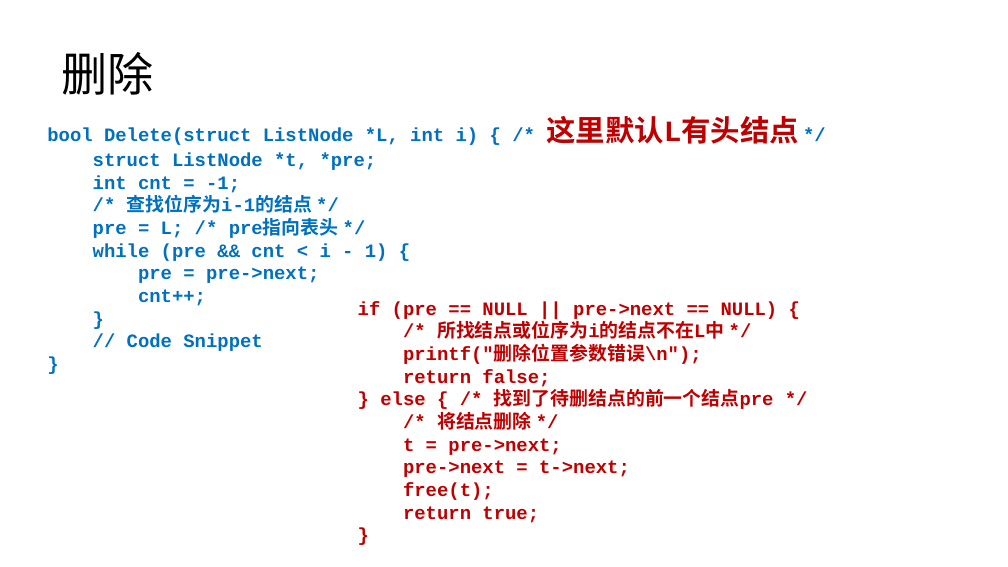
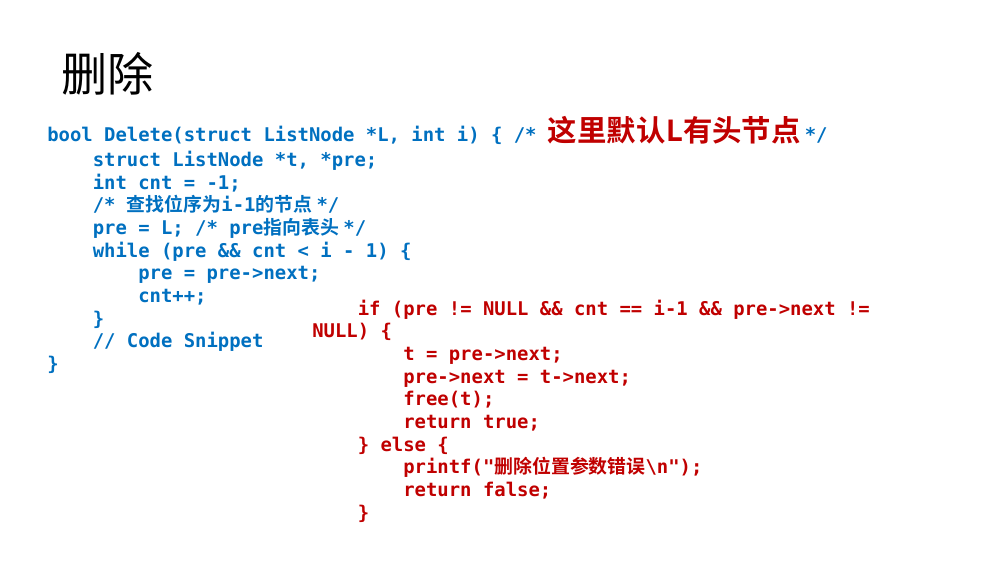
Before and after one commit to lezhang-thu/data-structure, a slide deck: slide 12 of linear-list/2022秋季-数据结构-第3章-线性结构a.pptx. Drawn at 1008x567 pixels with LibreOffice and Linux fonts; fonts in the diff are those of the drawing. Boxes give left, top, right and bottom in pixels: in the first picture for what was removed or moved away, otherwise in the second. Text is boxed around its words. In the diff, an @@ line names an element or a change of style, - is before the commit and + after.

```diff
--- a/linear-list/2022秋季-数据结构-第3章-线性结构a.pptx
+++ b/linear-list/2022秋季-数据结构-第3章-线性结构a.pptx
@@ text at (47,116,801,144): text changed; font Courier New to DejaVu Sans Mono @@
-bool Delete(struct ListNode *L, int i) { /* 这里默认L有头结点 */
+bool Delete(struct ListNode *L, int i) { /* 这里默认L有头节点 */
@@ text at (93,151,389,351): font Courier New to DejaVu Sans Mono in "struct ListNode *t, *pre;", "int cnt = -1;", "pre = L; /* pre指向表头 */", "while (pre && cnt < i - ..." and 5 more places @@
@@ text at (127,194,312,213): text changed; font Courier New to DejaVu Sans Mono @@
-/* 查找位序为i-1的结点 */
+/* 查找位序为i-1的节点 */
@@ text at (312,300,835,340): text changed; font Courier New to DejaVu Sans Mono @@
-if (pre == NULL || pre->next == NULL) {
-/* 所找结点或位序为i的结点不在L中 */
-printf("删除位置参数错误\n");
-return false;
-} else { /* 找到了待删结点的前一个结点pre */
-/* 将结点删除 */
+if (pre != NULL && cnt == i-1 && pre->next != NULL) {
@@ text at (403,346,631,431): font Courier New to DejaVu Sans Mono in "t = pre->next;", "pre->next = t->next;", "free(t);", "return true;" and 1 more places @@
@@ text at (381,436,702,499): paragraphs added @@
+} else {
+printf("删除位置参数错误\n");
+return false;
```
Also in this commit, not shown: 11 other slides changed, 1 other file.
